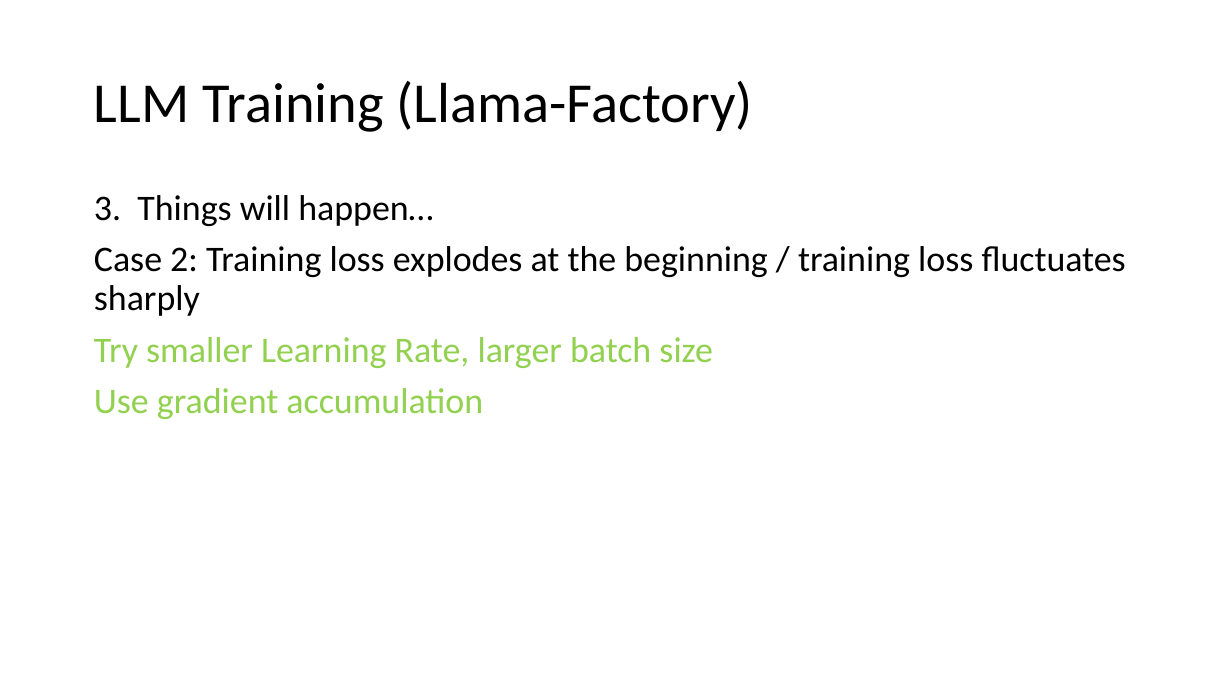
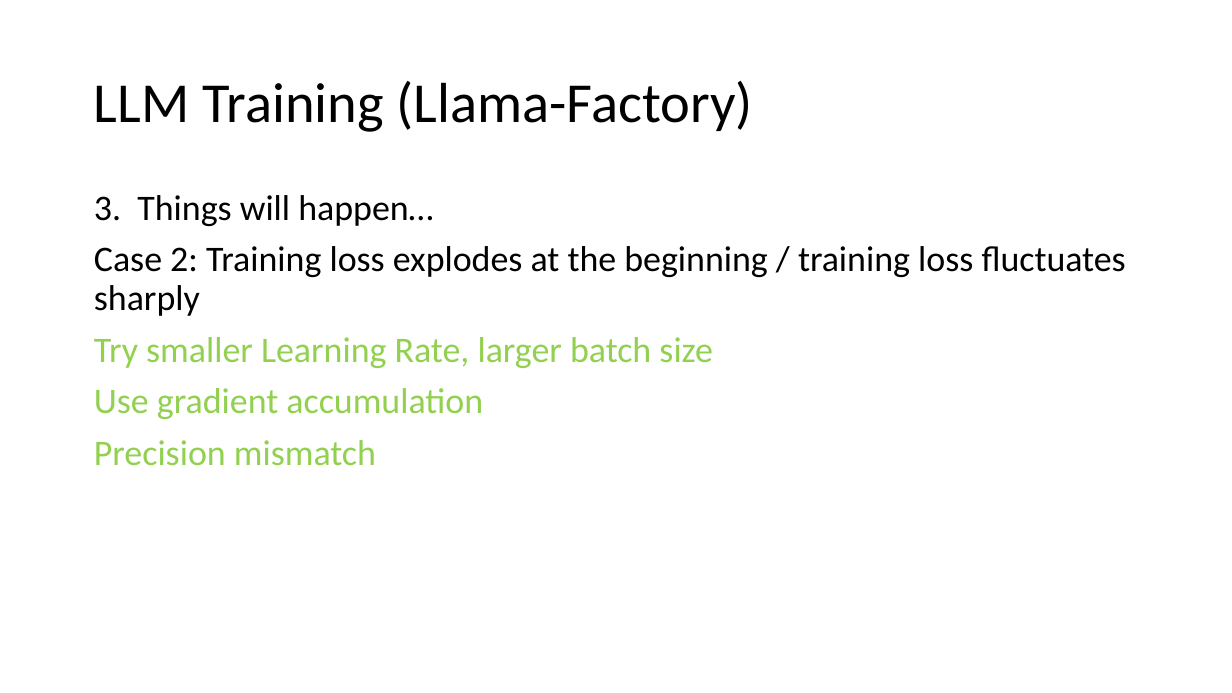
Before and after one commit to Chord-Chen-30/ShanghaiTech-NLP-Lecture-S26, a slide deck: slide 20 of llm_engineering.pptx (slide 19 before the commit). Drawn at 1232x693 pixels with LibreOffice and Linux fonts; fonts in the diff are those of the drawing. Boxes give left, top, right and bottom in pixels: in the first picture for what was removed or moved away, otherwise in the second. Text is boxed around its words. In the diff, an @@ line names an element or a change of style, - is before the commit and + after.

```diff
--- a/llm_engineering.pptx
+++ b/llm_engineering.pptx
@@ text at <box>94,440,376,466</box>: paragraph added @@
+Precision mismatch
```
Also in this commit, not shown: 17 other slides changed, 1 slide added.
